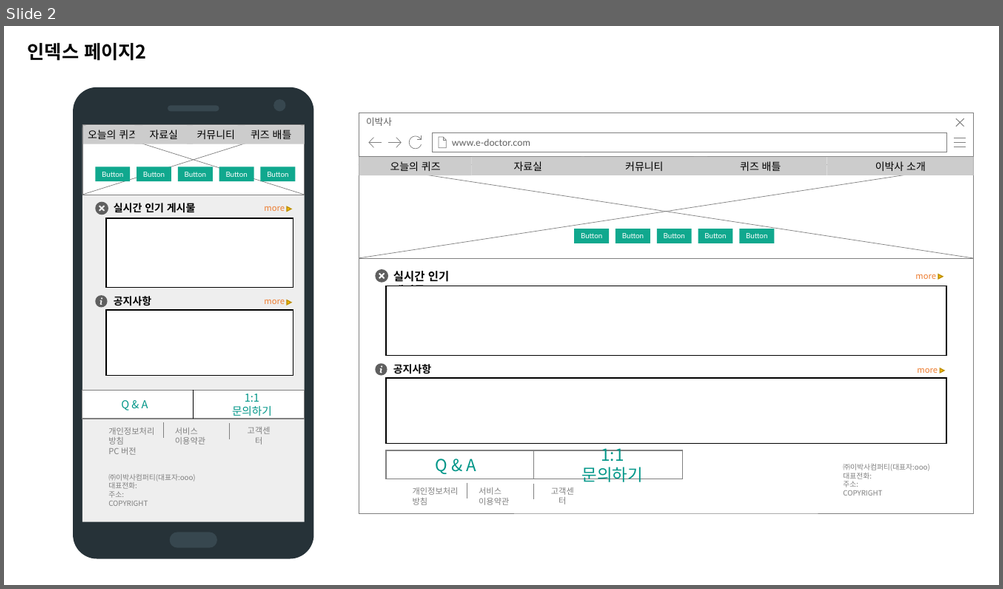
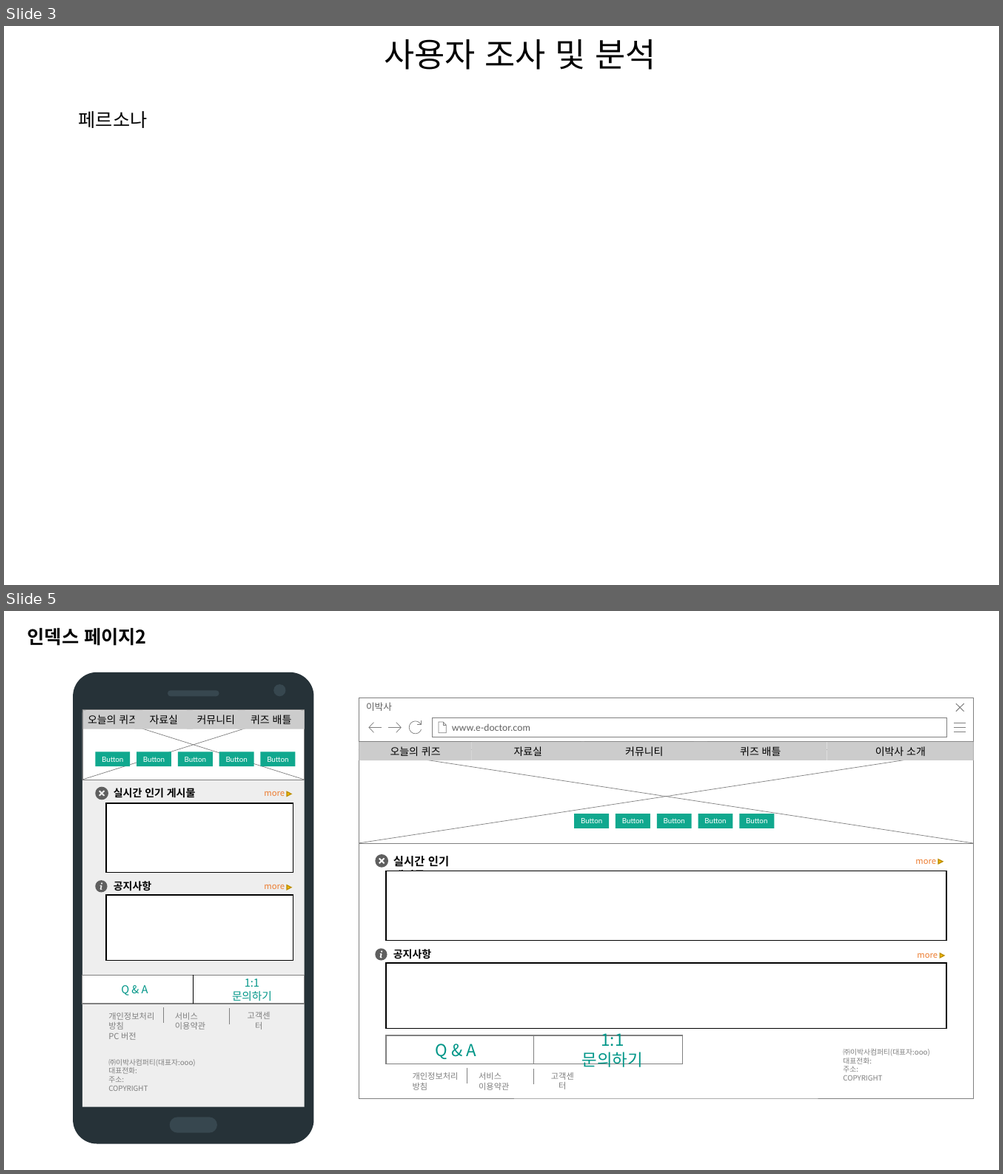
Before and after one commit to seehoonoh/my, a slide deck: 와이어프레임.pptx. Shown one above the other, each under a label of ours: slide 2 before the commit, slides 3 and 5 after it; the slides between them are not shown. The pictures are 1003x589 and 1003x1174 pixels, drawn with LibreOffice and Linux fonts; fonts in the diff are those of the drawing. Boxes give left, top, right and bottom in pixels: in the first picture for what was removed or moved away, otherwise in the second. Text is boxed around its words. In the diff, an @@ line names an element or a change of style, - is before the commit and + after.

```diff
--- a/와이어프레임.pptx
+++ b/와이어프레임.pptx
@@ slide 3 added at (4, 26, 999, 585), background #FFFFFF @@
@@ text added at (384, 39, 655, 70), 32 pt, text #000000 @@
+사용자 조사 및 분석
@@ text added at (79, 111, 148, 128), 18 pt, text #000000 @@
+페르소나
@@ what was slide 2 is now slide 5 @@
```
Also in this commit, not shown: 2 slides changed, 7 other slides added, 4 other files.
